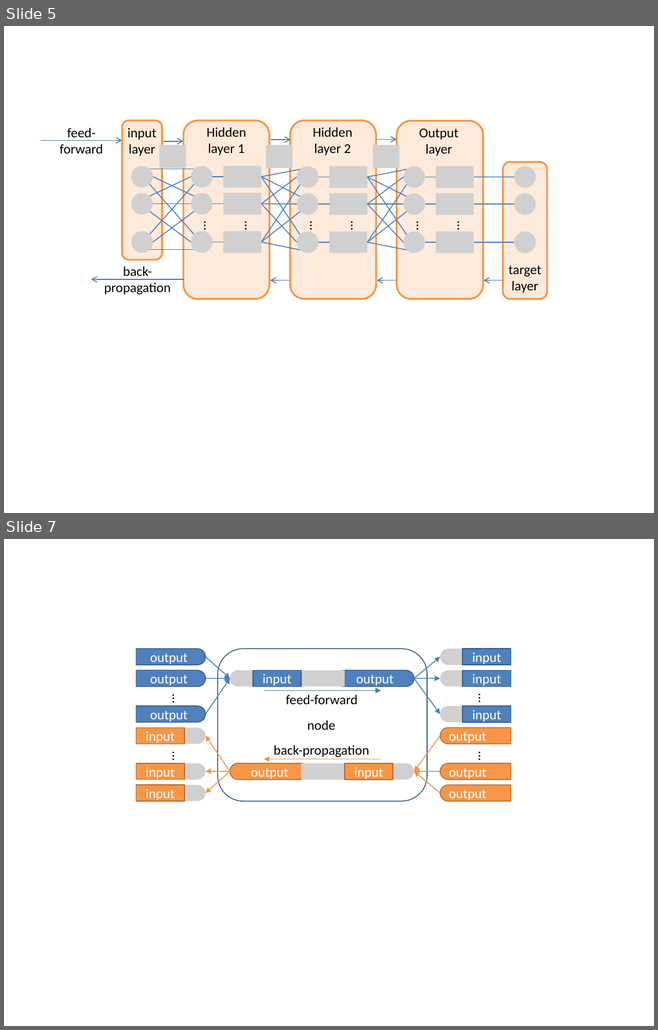
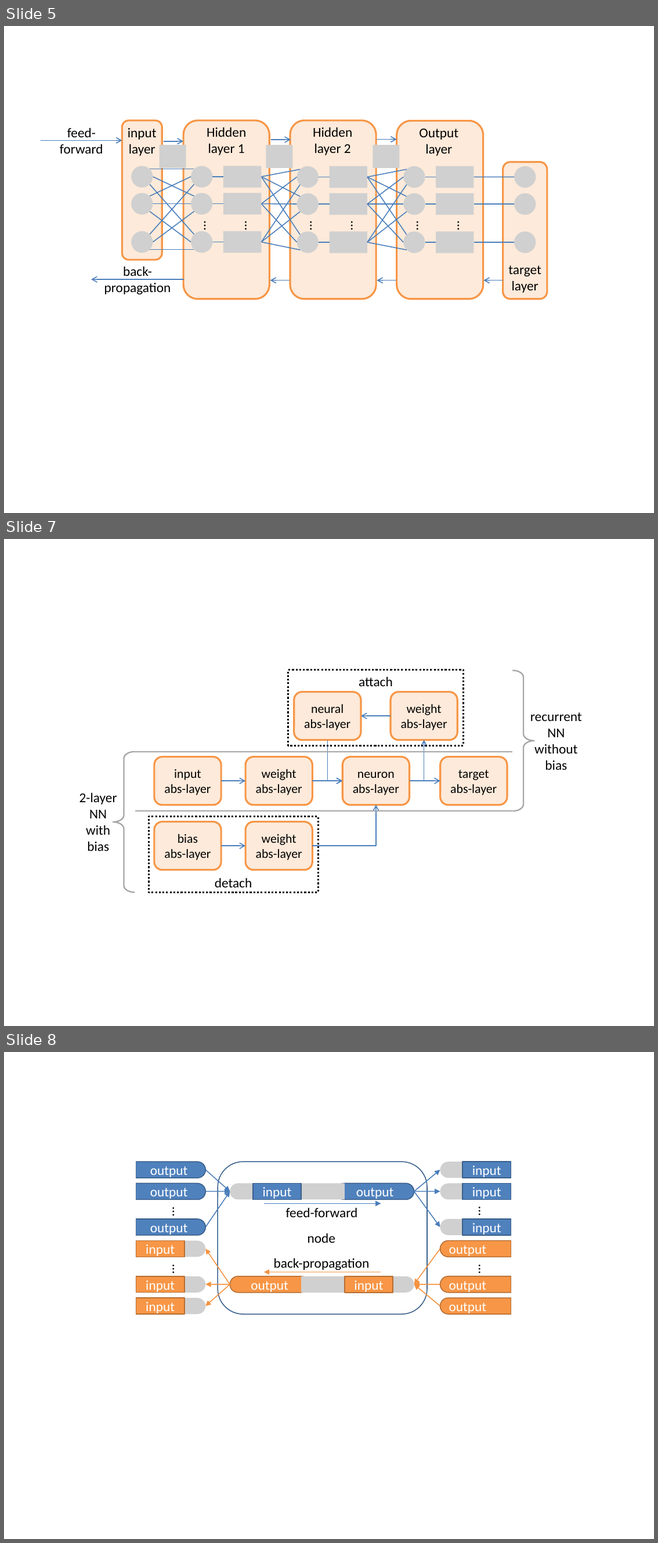
Before and after one commit to wenduow/BeefNet, a slide deck: trunk/pic/pic.pptx. Shown one above the other, each under a label of ours: slides 5 and 7 before the commit, slides 5, 7 and 8 after it; the slides between them are not shown. The pictures are 658x1030 and 658x1543 pixels, drawn with LibreOffice and Linux fonts; fonts in the diff are those of the drawing; grey boxes stand for pictures. Boxes give left, top, right and bottom in pixels: in the first picture for what was removed or moved away, otherwise in the second. Text is boxed around its words. In the diff, an @@ line names an element or a change of style, - is before the commit and + after.

```diff
--- a/trunk/pic/pic.pptx
+++ b/trunk/pic/pic.pptx
@@ slide 7 added at [4,539,654,1026], background #FFFFFF @@
@@ group added at [79,670,582,892]: 8 rounded rectangles, 5 arrows, 4 texts, 3 elbow arrows, 2 rectangles, 2 lines, 2 left braces @@
+input
+abs-layer
+weight
+abs-layer
+neuron
+abs-layer
+target
+abs-layer
+bias
+abs-layer
+weight
+abs-layer
+weight
+abs-layer
+neural
+abs-layer
+detach
+attach
+2-layer
+NN
+with
+bias
+recurrent
+NN
+without
+bias
@@ what was slide 7 is now slide 8 @@
```
Also in this commit, not shown: 2 other slides added, 1 slide removed, 29 other files.
